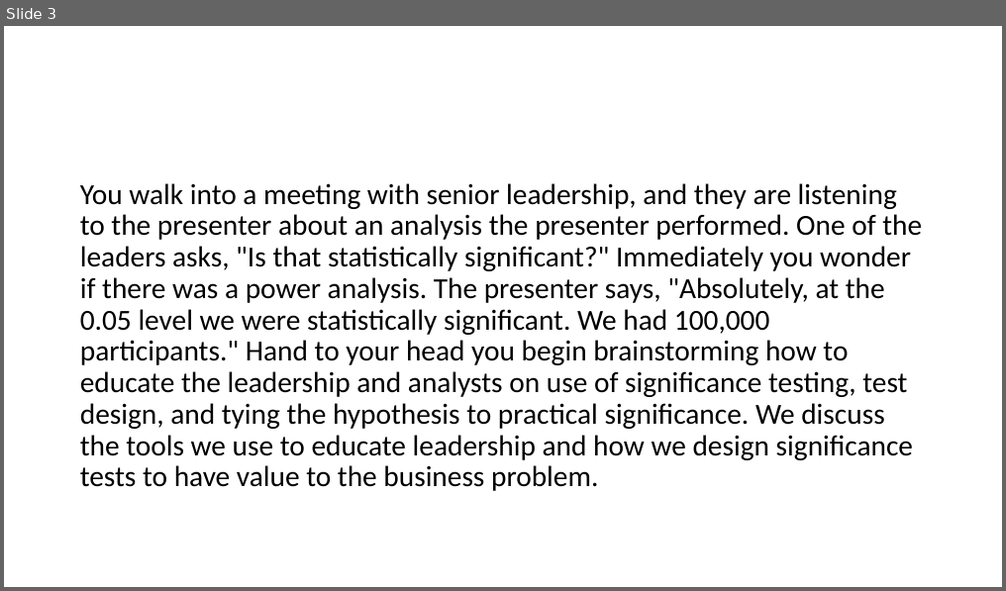
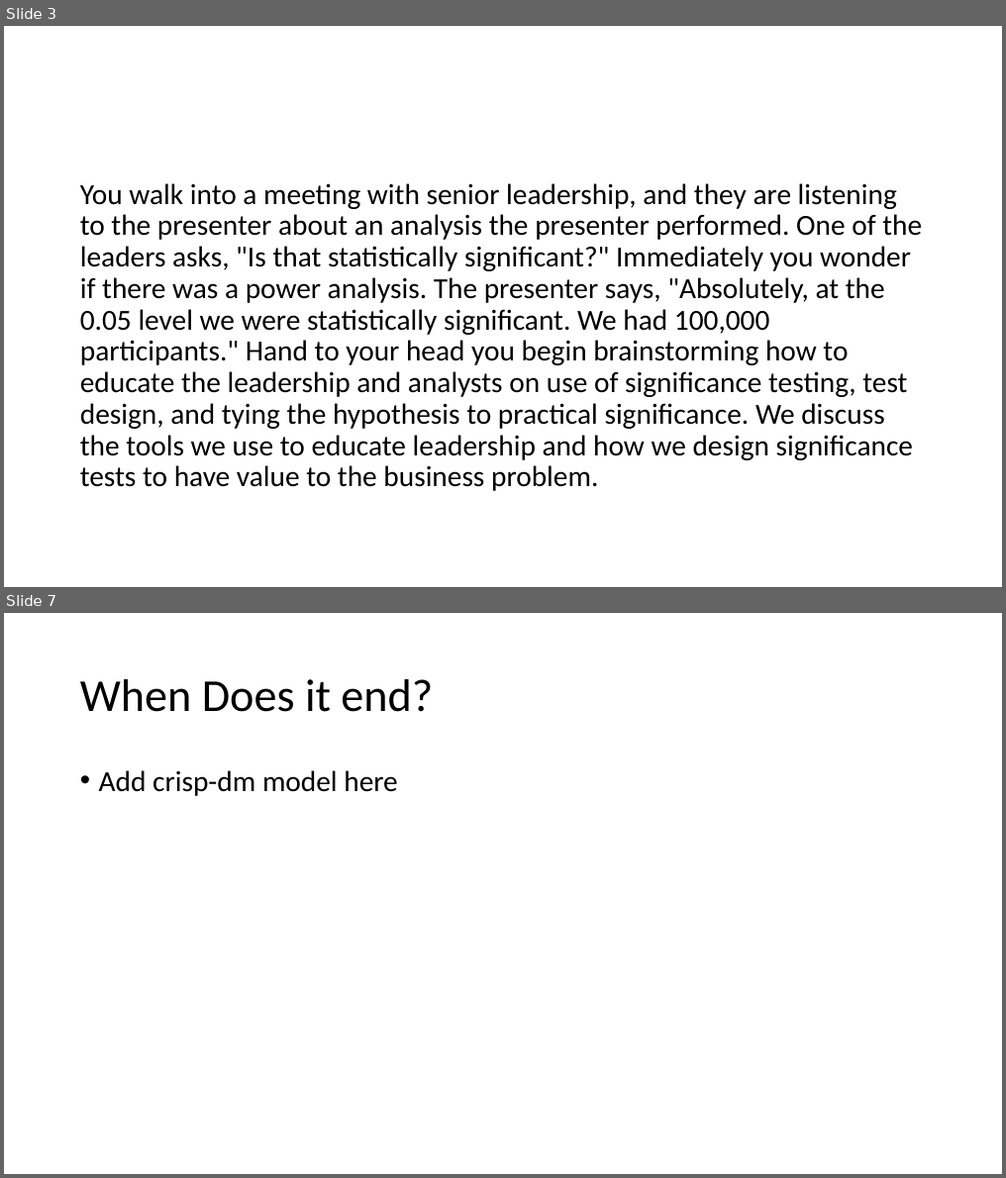
Before and after one commit to BenBarnard/pvaluePleasure, a slide deck: pvaluePleasure.pptx. Shown one above the other, each under a label of ours: slide 3 before the commit, slides 3 and 7 after it; the slides between them are not shown. The pictures are 1006x591 and 1006x1178 pixels, drawn with LibreOffice and Linux fonts; fonts in the diff are those of the drawing. Boxes give left, top, right and bottom in pixels: in the first picture for what was removed or moved away, otherwise in the second. Text is boxed around its words. In the diff, an @@ line names an element or a change of style, - is before the commit and + after.

```diff
--- a/pvaluePleasure.pptx
+++ b/pvaluePleasure.pptx
@@ slide 7 added at [4, 613, 1002, 1174], background #FFFFFF @@
@@ title added at [80, 679, 433, 712], 44 pt, text #000000 @@
+When Does it end?
@@ text added at [99, 770, 397, 796], 28 pt, text #000000 @@
+• Add crisp-dm model here
```
Also in this commit, not shown: 1 slide changed, 2 other slides added.
